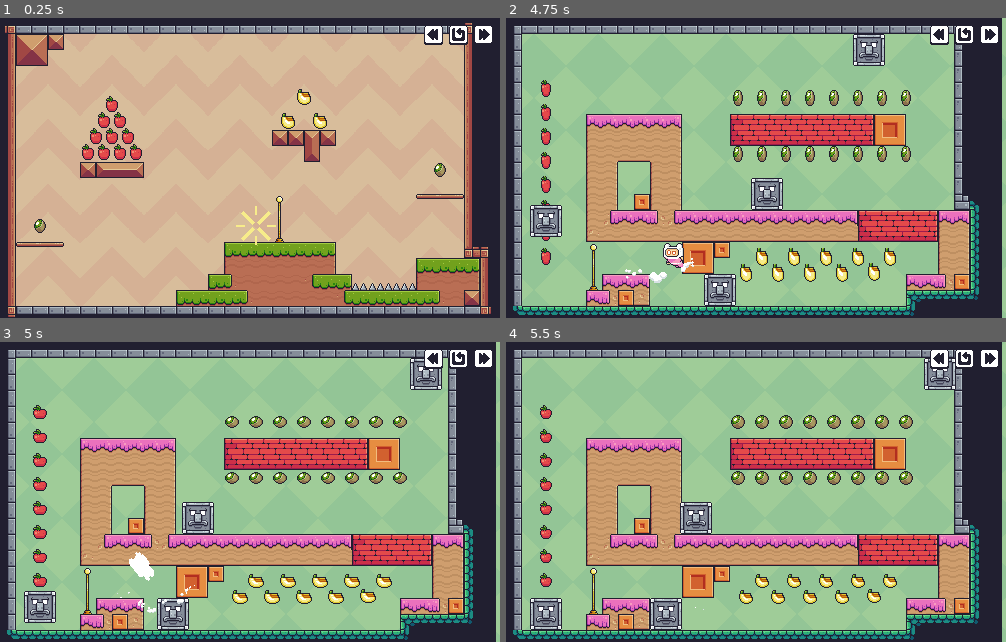
Above: before the commit, frames 1-4 (two rows, left to right).
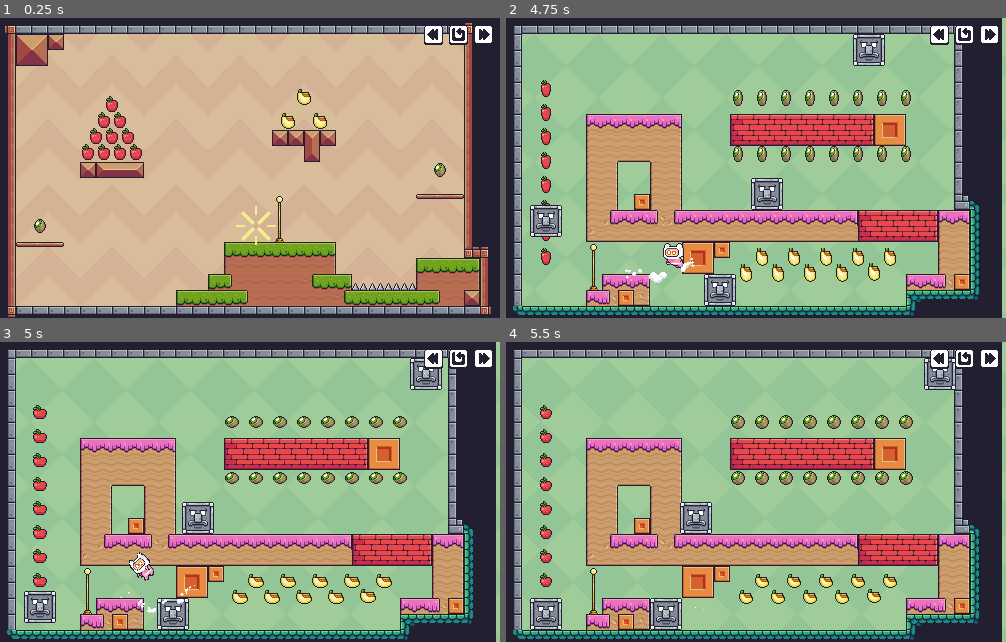
Above: after the commit, the same moments.

Repository: Javi-CD/godot4-platformer2D
Game: Godot game, scene res://src/scenes/game/game.tscn
The game is run twice, just before and just after one commit, with the same random seed, the same clock (stepped at 60 frames per second) and the same inputs.
Inputs (mouse positions are in pixels of both pictures, inside the frame that each line leads up to):
- Up to frame 1 (0.25 s): no input
- Up to frame 2 (4.75 s): click (966, 42) at 0.5 s; click (966, 42) at 1.25 s; click (966, 42) at 2 s; click (991, 42) at 2.75 s; click (991, 42) at 3.5 s; hold D (right) from 4.28 s (still down); tap Space (jump) at 4.52 s
- Up to frame 3 (5 s): keep holding D (right)
- Up to frame 4 (5.5 s): keep holding D (right); tap Space (jump) at 5.27 s

Frames 1-2 are identical in both runs. In frame 3, 0.2% of the frame differs, in the area x 25-31%, y 70-80%; in frame 4, nothing differs.

Commit message:
feat(player): lock sprite on hurt frame 6 during death fall

Diff:
--- a/project.godot
+++ b/project.godot
@@ -42,6 +42,7 @@
 jump={
 "deadzone": 0.2,
 "events": [Object(InputEventKey,"resource_local_to_scene":false,"resource_name":"","device":-1,"window_id":0,"alt_press …(191 unchanged characters)…
+, Object(InputEventKey,"resource_local_to_scene":false,"resource_name":"","device":-1,"window_id":0,"alt_pressed":false,"shift_pressed":false,"ctrl_pressed":false,"meta_pressed":false,"pressed":false,"keycode":0,"physical_keycode":4194320,"key_label":0,"unicode":0,"location":0,"echo":false,"script":null)
 ]
 }
 
--- a/src/scenes/player/player.gd
+++ b/src/scenes/player/player.gd
@@ -328,7 +328,6 @@
 
 	sprite.flip_h = hit_direction < 0.0
 	play_animation(&"hurt")
-	sprite.pause()
 
 
 func update_death_state(delta: float) -> void:
@@ -423,6 +422,10 @@
 
 
 func _on_sprite_animation_finished() -> void:
+	if sprite.animation == "hurt":
+		sprite.frame = 6
+		sprite.pause()
+		return
 	if sprite.animation == "respawn":
 		if current_spawn_mode == &"respawn":
 			_finish_respawn()
--- a/src/scenes/player/player.tscn
+++ b/src/scenes/player/player.tscn
@@ -464,7 +464,7 @@
 
 [node name="PlayerAnimatedSprite" type="AnimatedSprite2D" parent="." unique_id=454103311]
 sprite_frames = SubResource("SpriteFrames_sm61a")
-animation = &"idle"
+animation = &"hurt"
 autoplay = "idle"
 
 [node name="PlayerColliision" type="CollisionShape2D" parent="." unique_id=542678203]
